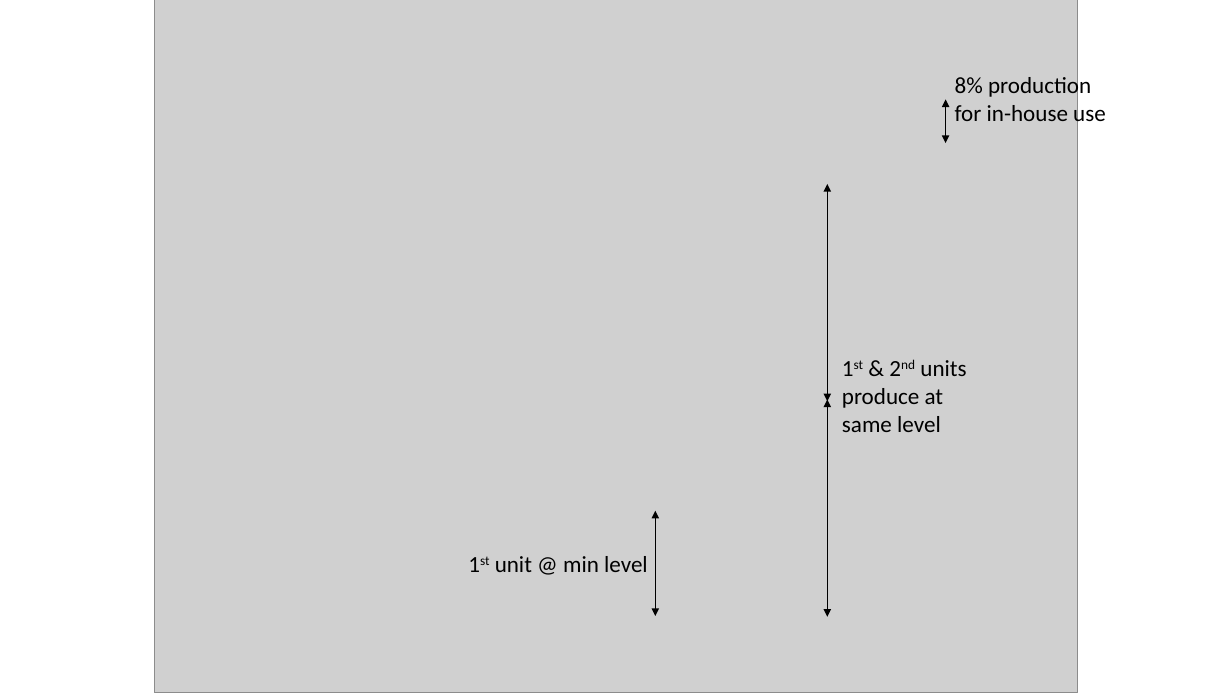
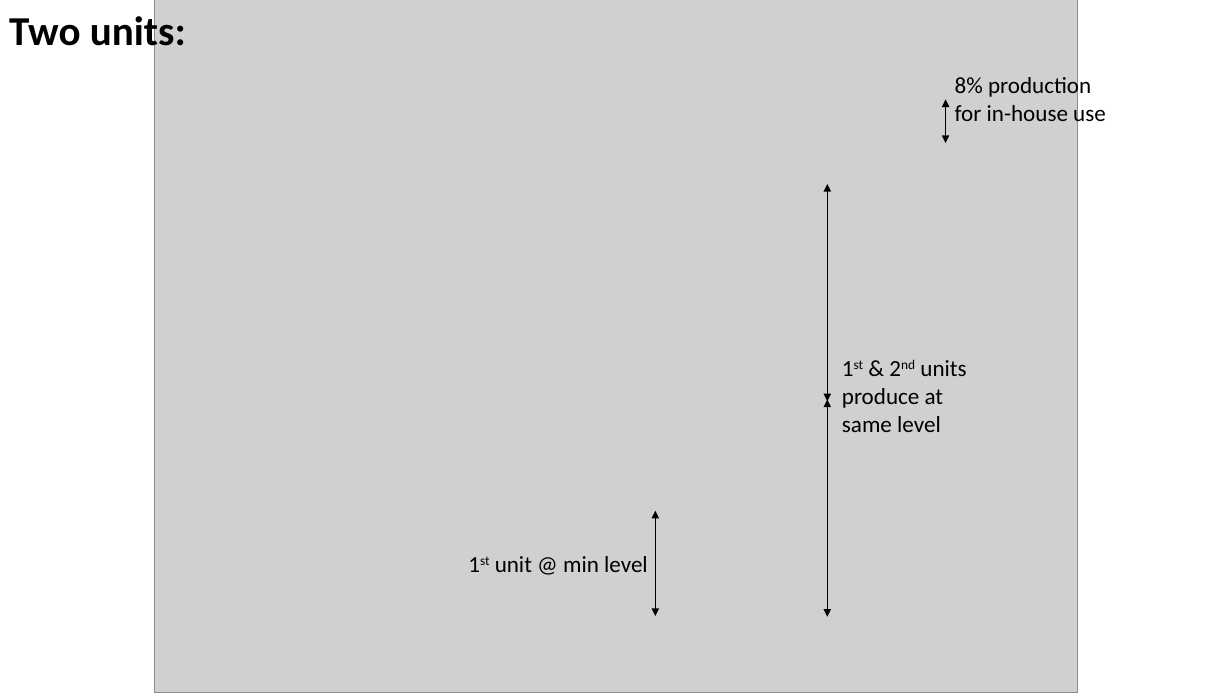
Before and after one commit to ctli/CoalWindHybrid, a slide deck: slide 6 of Presentation1.pptx. Drawn at 1232x693 pixels with LibreOffice and Linux fonts; fonts in the diff are those of the drawing; grey boxes stand for pictures. Boxes give left, top, right and bottom in pixels: in the first picture for what was removed or moved away, otherwise in the second. Text is boxed around its words. In the diff, an @@ line names an element or a change of style, - is before the commit and + after.

```diff
--- a/Presentation1.pptx
+++ b/Presentation1.pptx
@@ text added at (9, 11, 186, 55), 32 pt, text #000000, bold @@
+Two units:
```
Also in this commit, not shown: 4 slides added, 3 slides removed, 5 other files.
